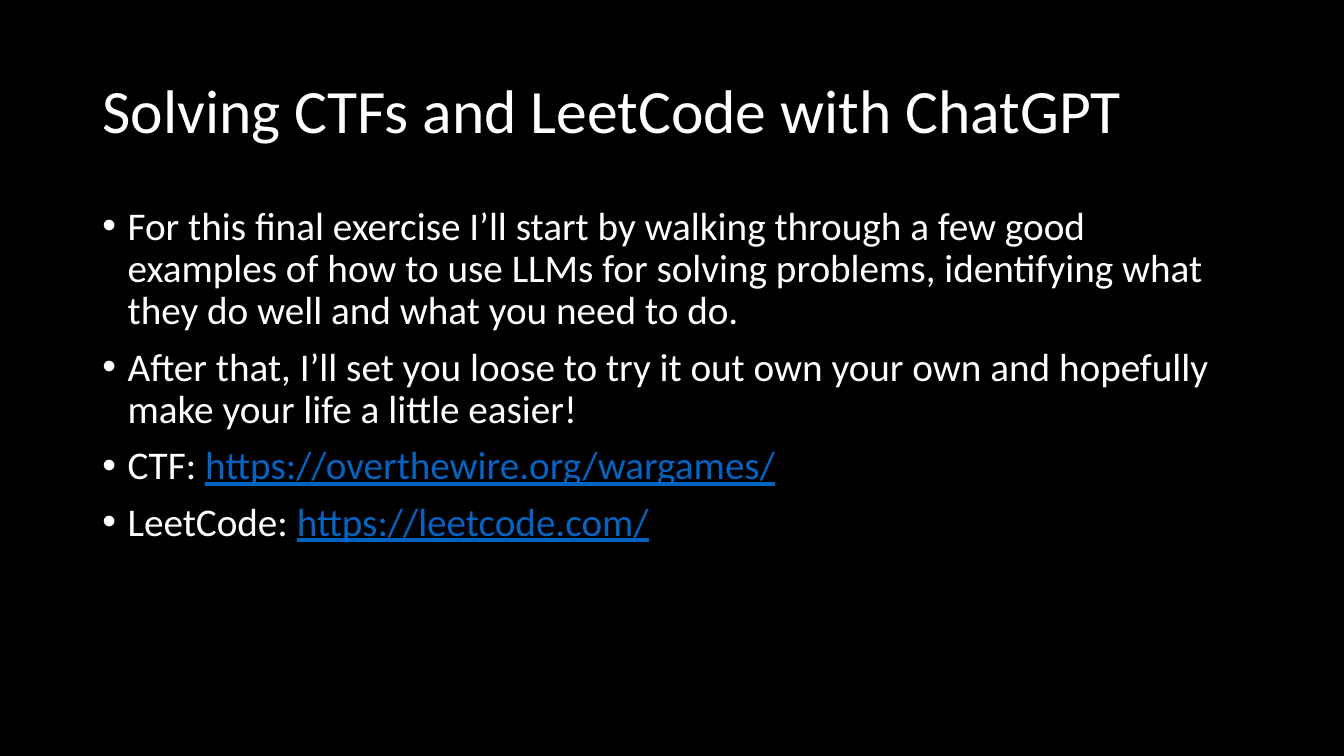
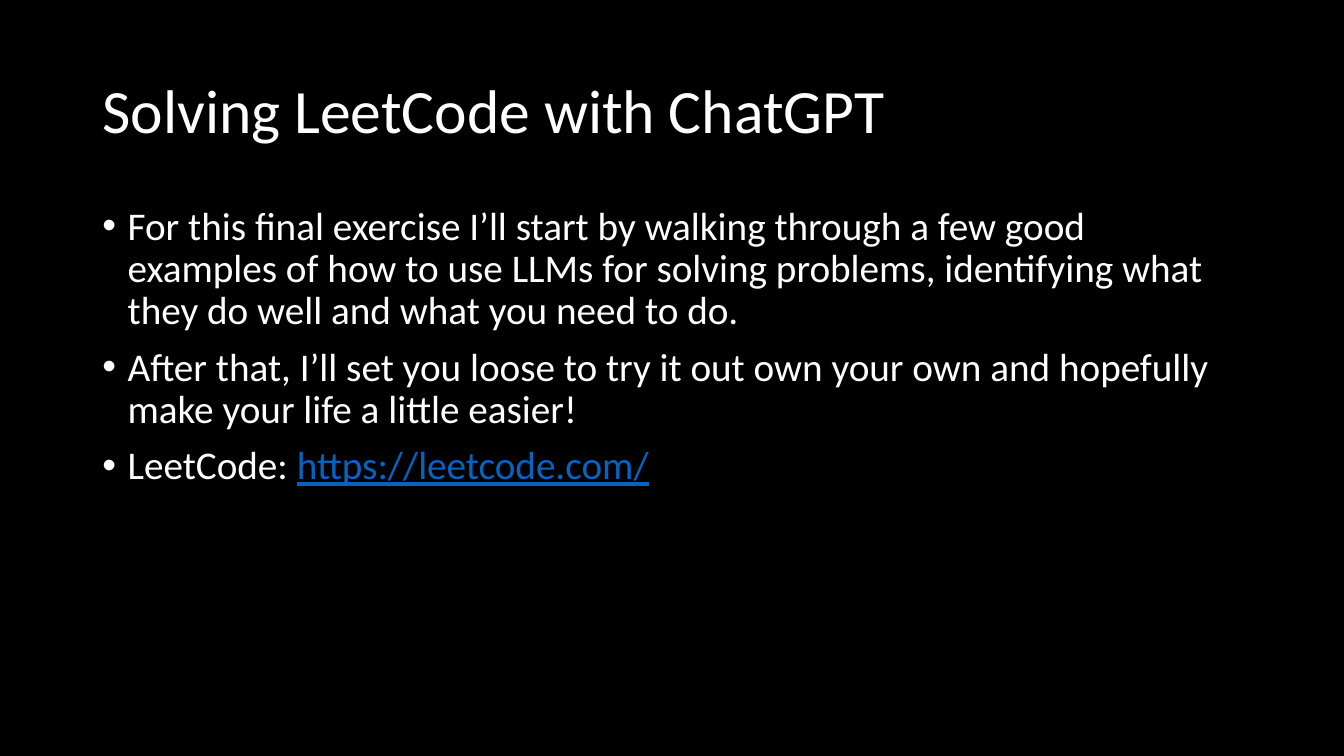
Before and after one commit to RobertKoehlmoos/getting-into-trouble-with-machine-learning-models, a slide deck: slide 33 of machine_learning_trouble.pptx. Drawn at 1344x756 pixels with LibreOffice and Linux fonts; fonts in the diff are those of the drawing. Boxes give left, top, right and bottom in pixels: in the first picture for what was removed or moved away, otherwise in the second. Text is boxed around its words. In the diff, an @@ line names an element or a change of style, - is before the commit and + after.

```diff
--- a/machine_learning_trouble.pptx
+++ b/machine_learning_trouble.pptx
@@ title at (102,90,884,144): text changed @@
-Solving CTFs and LeetCode with ChatGPT
+Solving LeetCode with ChatGPT
@@ text at (128,451,775,486): paragraph removed @@
-• CTF: https://overthewire.org/wargames/
```
Also in this commit, not shown: 4 other slides changed, 5 other files.
